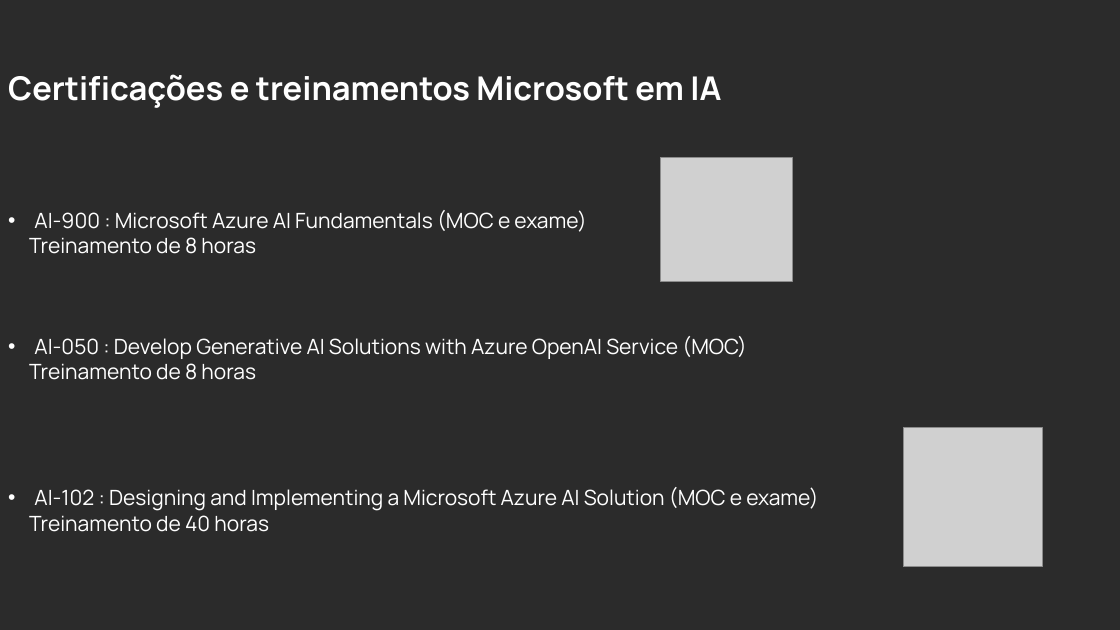
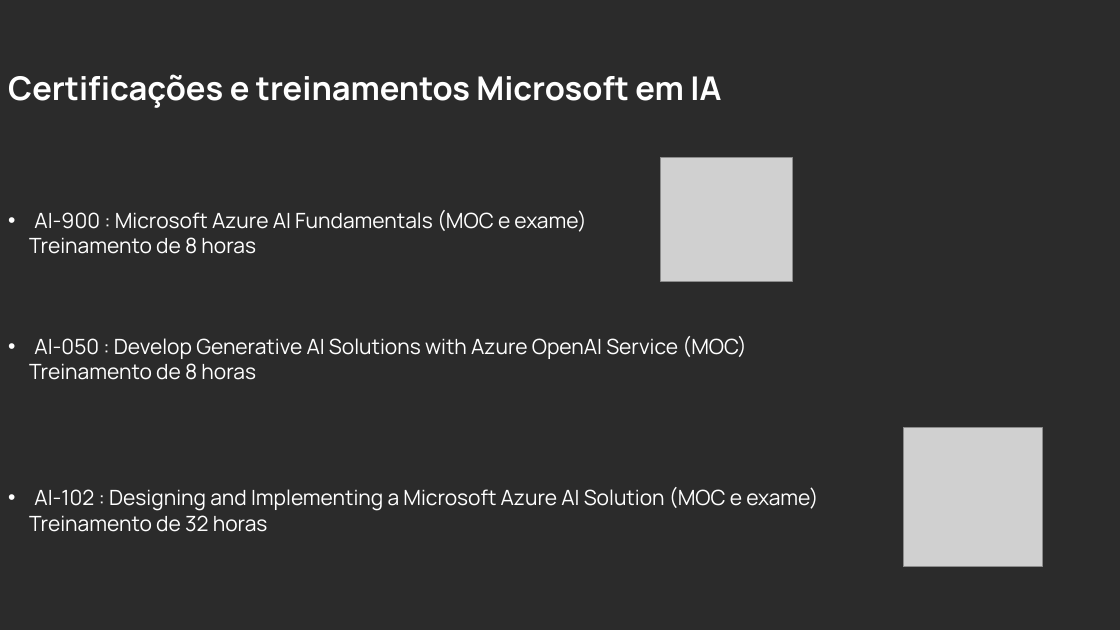
Before and after one commit to MarcoBauer72/AI102-2026, a slide deck: slide 9 of OpenAI-MarcoBauer.pptx. Drawn at 1120x630 pixels with LibreOffice and Linux fonts; fonts in the diff are those of the drawing; grey boxes stand for pictures; background and template pictures are left out; a plain dark background stands for a picture behind light text. Boxes give left, top, right and bottom in pixels: in the first picture for what was removed or moved away, otherwise in the second. Text is boxed around its words. In the diff, an @@ line names an element or a change of style, - is before the commit and + after.

```diff
--- a/OpenAI-MarcoBauer.pptx
+++ b/OpenAI-MarcoBauer.pptx
@@ text at bbox=[29, 515, 268, 532]: text changed @@
-Treinamento de 40 horas
+Treinamento de 32 horas
```
Also in this commit, not shown: 1 other file.
